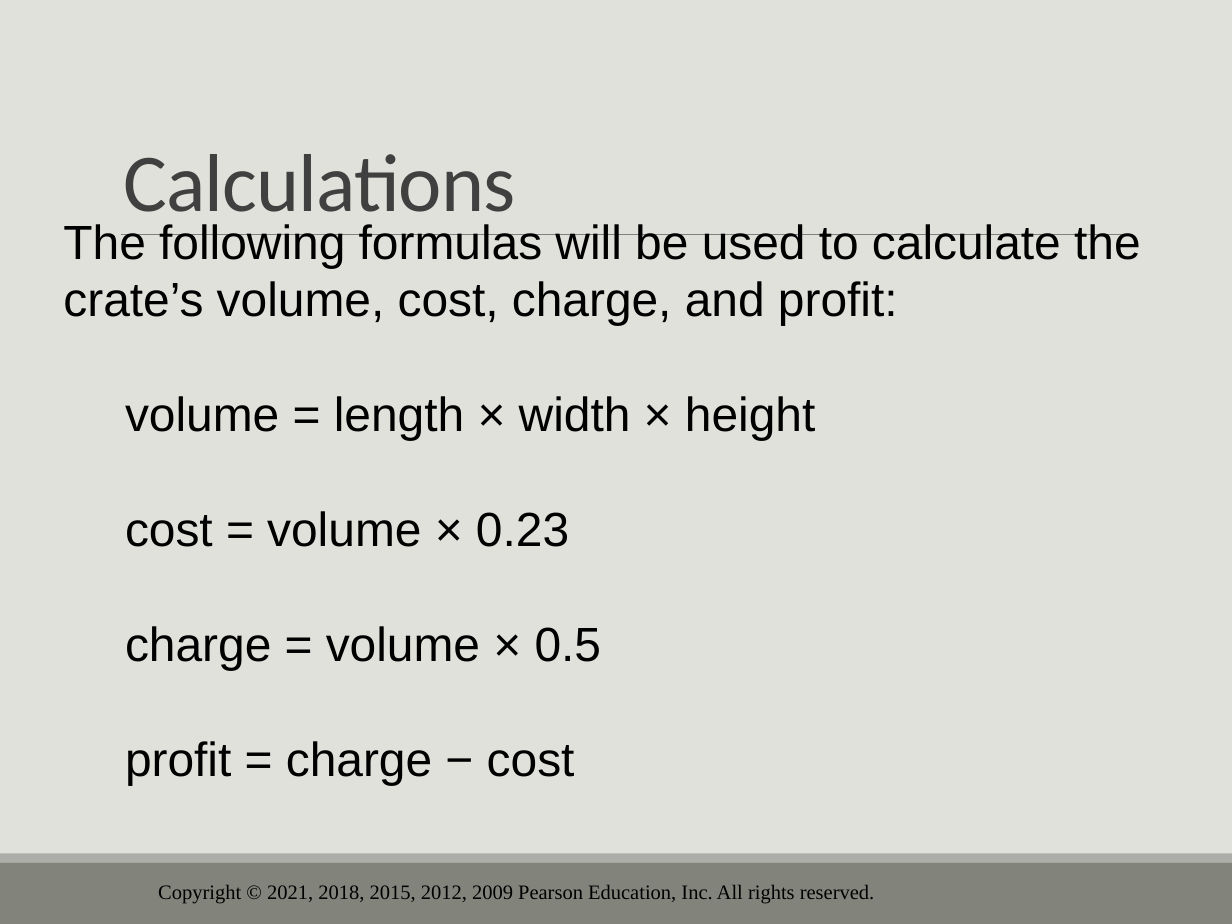
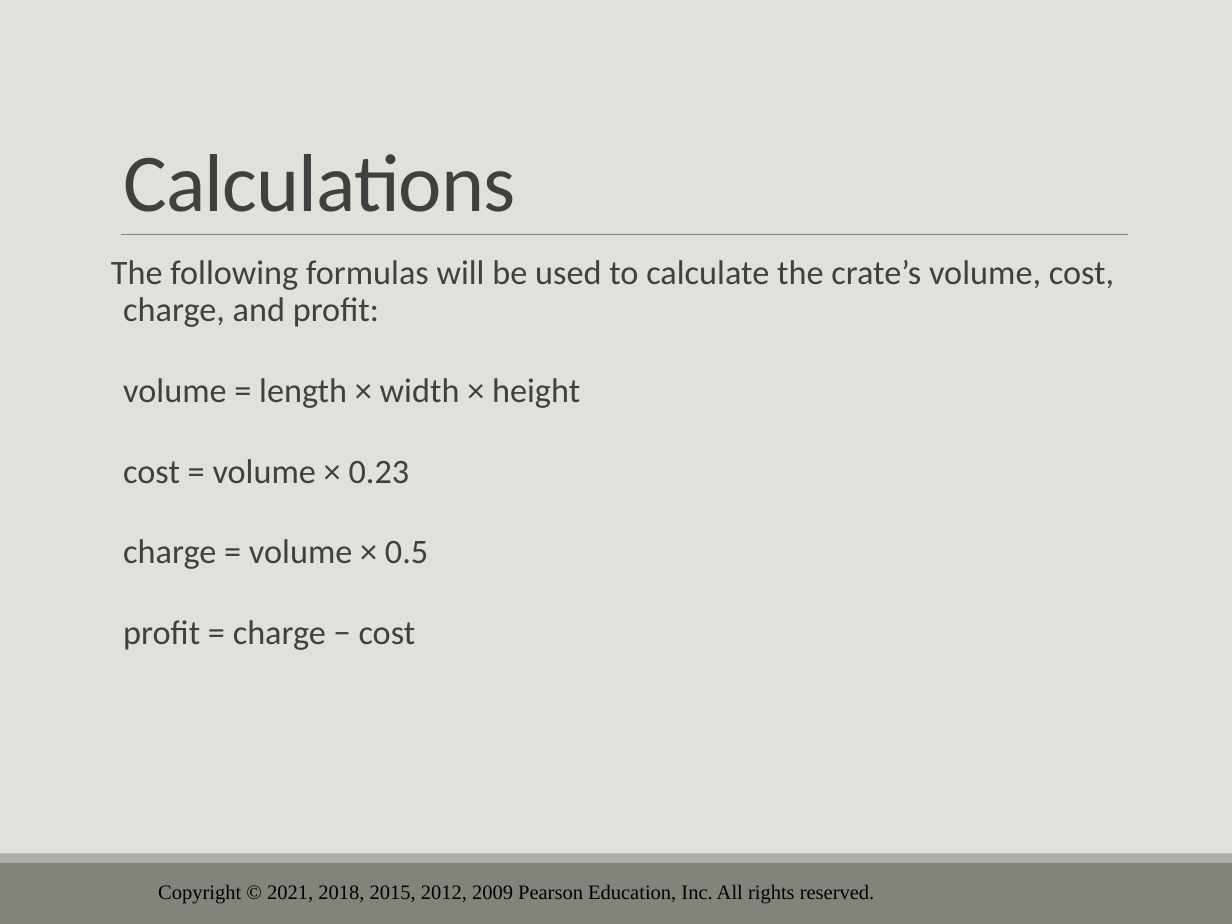
Before and after one commit to drolsonmi/eng1400, a slide deck: slide 66 of 1400_03_Expressions and Interactivity.pptx (slide 72 before the commit). Drawn at 1232x924 pixels with LibreOffice and Linux fonts; fonts in the diff are those of the drawing; background and template pictures are left out. Boxes give left, top, right and bottom in pixels: in the first picture for what was removed or moved away, otherwise in the second. Text is boxed around its words. In the diff, an @@ line names an element or a change of style, - is before the commit and + after.

```diff
--- a/1400_03_Expressions and Interactivity.pptx
+++ b/1400_03_Expressions and Interactivity.pptx
@@ text "The following formulas will be ...": place and size @@
-text "The following formulas will be ..." at (63,224,1141,786)
+text "The following formulas will be ..." at (111,260,1114,650)
@@ text "The following formulas will be ..." at (111,260,1114,650): size 28 to 20 pt, font Arial to Calibri, text colour #000000 to #404040; indent changed; line spacing 1 to 0.9; more space between paragraphs @@
```
Also in this commit, not shown: 8 other slides changed, 6 slides removed, 1 other file.
